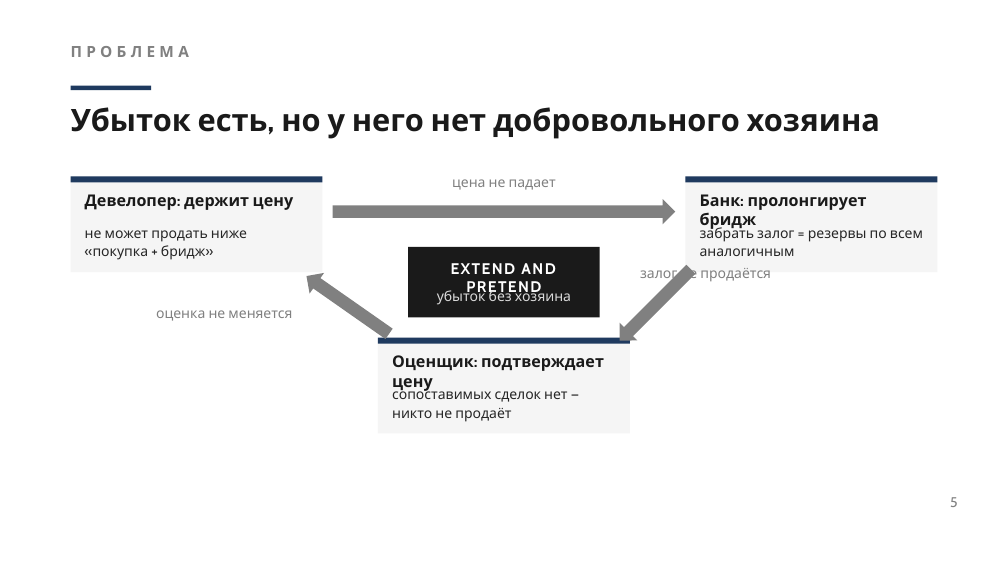
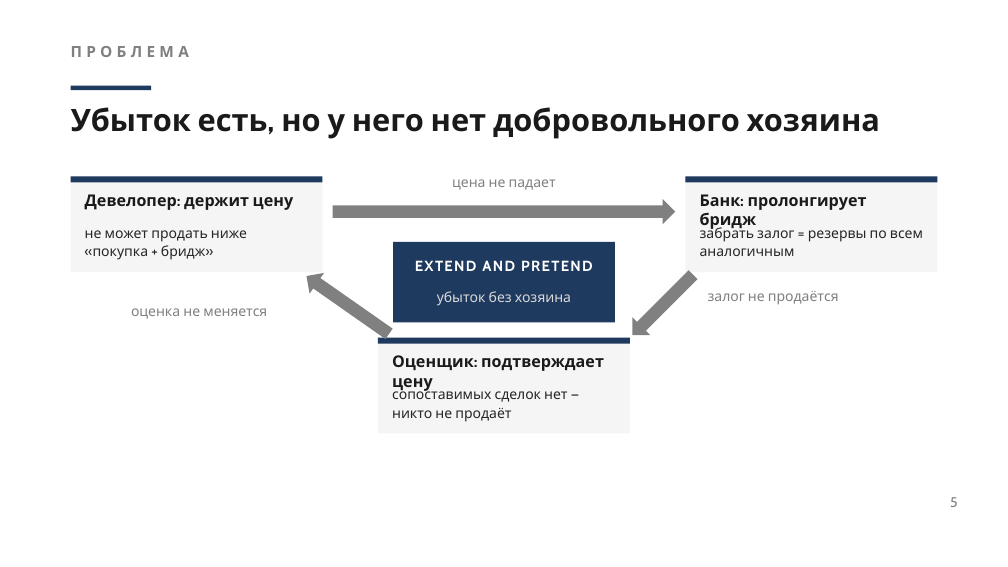
Before and after one commit to mail3875751-glitch/Solfeggio-2, a slide deck: slide 5 of Новое начало/Время партнёрских конструкций — внутренняя презентация (v2).pptx. Drawn at 1008x567 pixels with LibreOffice and Linux fonts; fonts in the diff are those of the drawing. Boxes give left, top, right and bottom in pixels: in the first picture for what was removed or moved away, otherwise in the second. Text is boxed around its words. In the diff, an @@ line names an element or a change of style, - is before the commit and + after.

```diff
--- a/Новое начало/Время партнёрских конструкций — внутренняя презентация (v2).pptx
+++ b/Новое начало/Время партнёрских конструкций — внутренняя презентация (v2).pptx
@@ rectangle: place and size @@
-rectangle at [408, 247, 600, 318]
+rectangle at [393, 242, 615, 323]
@@ rectangle at [393, 242, 615, 323]: fill #1A1A1A to #1F3A5F @@
@@ text "EXTEND AND PRETEND": place and size @@
-text "EXTEND AND PRETEND" at [451, 263, 555, 297]
+text "EXTEND AND PRETEND" at [415, 260, 593, 271]
@@ text "EXTEND AND PRETEND" at [415, 260, 593, 271]: size 11 to 10.5 pt @@
@@ right arrow: place and size @@
-right arrow at [611, 260, 700, 349]
+right arrow at [624, 266, 702, 344]
@@ text "убыток без хозяина": place and size @@
-text "убыток без хозяина" at [437, 287, 571, 305]
+text "убыток без хозяина" at [437, 291, 571, 306]
@@ text "залог не продаётся" rewrapped from [640, 264, 771, 282] to [708, 291, 839, 305] @@
@@ text "оценка не меняется": place and size @@
-text "оценка не меняется" at [156, 310, 292, 321]
+text "оценка не меняется" at [131, 308, 267, 319]
```
Also in this commit, not shown: 8 other slides changed.
